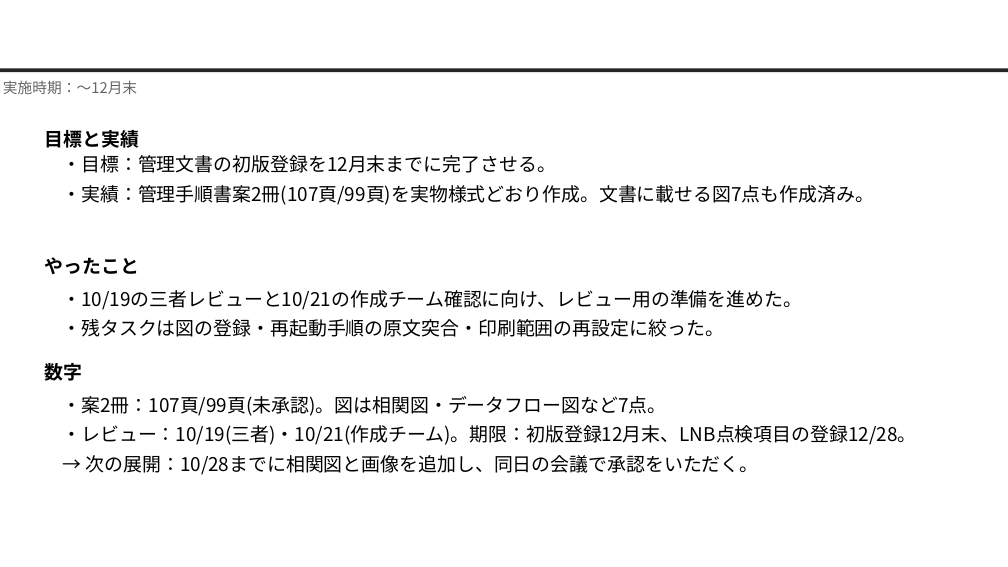
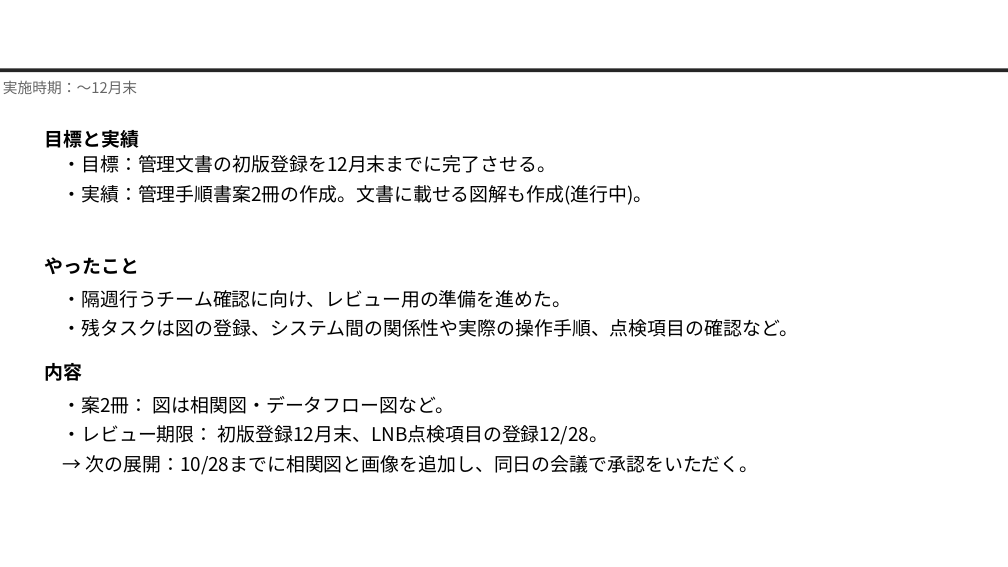
Before and after one commit to nk-shino/work_vault, a slide deck: slide 3 of workvault-sync/10_業務全般/業務報告/9月業務報告(篠原).pptx. Drawn at 1008x567 pixels with LibreOffice and Linux fonts; fonts in the diff are those of the drawing; background and template pictures are left out. Boxes give left, top, right and bottom in pixels: in the first picture for what was removed or moved away, otherwise in the second. Text is boxed around its words. In the diff, an @@ line names an element or a change of style, - is before the commit and + after.

```diff
--- a/workvault-sync/10_業務全般/業務報告/9月業務報告(篠原).pptx
+++ b/workvault-sync/10_業務全般/業務報告/9月業務報告(篠原).pptx
@@ text at bbox=[62, 185, 652, 205]: text changed @@
-・実績：管理手順書案2冊(107頁/99頁)を実物様式どおり作成。文書に載せる図7点も作成済み。
+・実績：管理手順書案2冊の作成。文書に載せる図解も作成(進行中)。
@@ text at bbox=[62, 290, 798, 337]: text changed @@
-・10/19の三者レビューと10/21の作成チーム確認に向け、レビュー用の準備を進めた。
-・残タスクは図の登録・再起動手順の原文突合・印刷範囲の再設定に絞った。
+・隔週行うチーム確認に向け、レビュー用の準備を進めた。
+・残タスクは図の登録、システム間の関係性や実際の操作手順、点検項目の確認など。
@@ text at bbox=[45, 363, 83, 381]: text changed @@
-数字
+内容
@@ text at bbox=[62, 396, 608, 445]: text changed @@
-・案2冊：107頁/99頁(未承認)。図は相関図・データフロー図など7点。
-・レビュー：10/19(三者)・10/21(作成チーム)。期限：初版登録12月末、LNB点検項目の登録12/28。
+・案2冊： 図は相関図・データフロー図など。
+・レビュー期限： 初版登録12月末、LNB点検項目の登録12/28。
```
Also in this commit, not shown: 4 other slides changed, 3 other files.
